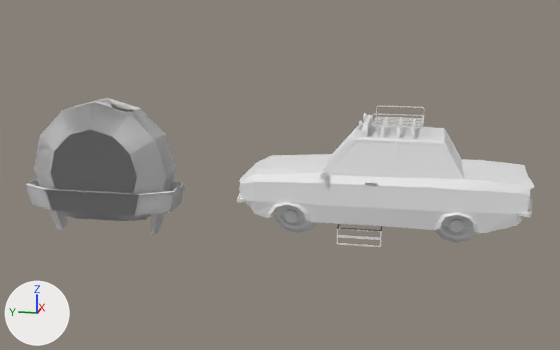
The Blender file Blender/BlueCar/BlueCar.blend: old version first, new version second.
Before and after are seen from a 50 mm lens placed at (-10.22, -0.62, 2.59), pointed at (0.02, 1.42, 0.03). Every picture has the same lights, and +X, +Y and +Z are marked at lower left.

Objects in the first picture: 'Car', 'Engine'.
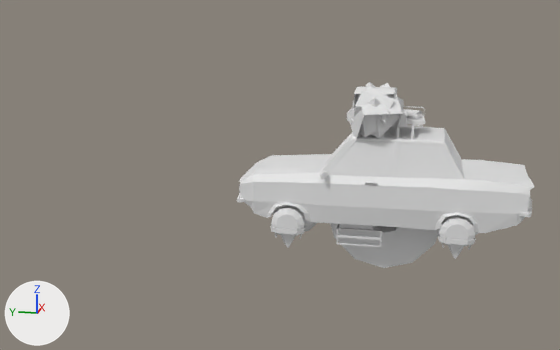
What differs and where, as boxes (x1, y1, x2, y2) in the pictures (560 x 350 px):
'Car', reshaped (41% narrower)
    before: (26, 98, 534, 247)
    after: (237, 106, 534, 247)
'Cable', added
    after: (330, 223, 439, 268)
'String', added
    after: (346, 82, 403, 139)
'BackFireLeft', added
    after: (438, 215, 476, 250)
'FrontFireLeft', added
    after: (270, 206, 306, 239)
'Bag', added
    after: (392, 109, 425, 126)
'Fire.001', added
    after: (448, 245, 464, 259)
'Fire', added
    after: (281, 235, 295, 248)
part 1 of me_立方体, deleted
    before: (34, 98, 176, 236)
part 2 of me_立方体, deleted
    before: (26, 179, 186, 216)
'Engine', unchanged, covered by the edit
    before: (273, 209, 478, 243)
    after: (273, 214, 478, 235)

The edits, one by one:
me_立方体 has 917 vertices, 837 faces, 1 loose edge and spans x -0.7..0.77, y -1.9..5.13, z -0.92..1.0.
me_立方体 is used by ob_car; location (0.0, 0.0, 0.0).
me_立方体 part 1: the loose piece of 100 vertices spanning x -0.4..0.4, y 3.0..5.0, z -0.92..1.0 is deleted.
me_立方体 part 2: the loose piece of 32 vertices spanning x -0.48..0.48, y 2.87..5.13, z -0.52..-0.21 is deleted.
Mesh me_立方体_002 is new.
It has 40 vertices, 38 faces and spans x -0.683..-0.605, y 1.07..1.298, z -0.789..-0.567.
Mesh me_立方体_004 is new.
It has 164 vertices, 156 faces and spans x -0.753..-0.535, y 0.952..1.411, z -0.648..-0.223.
Mesh me_立方体_006 is new.
It has 164 vertices, 156 faces and spans x -0.753..-0.535, y -1.204..-0.745, z -0.648..-0.223.
Mesh me_立方体_005 is new.
It has 40 vertices, 38 faces and spans x -0.683..-0.605, y -1.086..-0.857, z -0.789..-0.567.
Mesh me_柱体 is new.
It has 713 vertices, 644 faces and spans x -1.3..4.5, y -8.1..8.1, z -1.5..4.4.
Mesh me_平面 is new.
It has 72 vertices, 0 faces, 69 loose edges and spans x -0.006..0.699, y -0.492..0.005, z -0.021..0.073.
Mesh me_圆环 is new.
It has 28 vertices, 1 face, 18 loose edges and spans x 0.35..0.88, y -0.57..1.01, z -0.11..0.13.
Object 'Fire' (ob_fire) is new; it shows me_立方体_002.
Its parent is ob_frontfireleft.
Its location is (0.0, 0.0, 0.0).
Object 'FrontFireLeft' (ob_frontfireleft) is new; it shows me_立方体_004.
Its location is (0.0, 0.0, 0.0).
Object 'Fire.001' (ob_fire_001) is new; it shows me_立方体_005.
Its parent is ob_backfireleft.
Its location is (0.0, 0.0, 0.0).
Object 'BackFireLeft' (ob_backfireleft) is new; it shows me_立方体_006.
Its location is (0.0, 0.0, 0.0).
Object 'Bag' (ob_bag) is new; it shows me_柱体.
Its location is (0.0, 0.0, 1.0).
Its rotation in degrees is (90, 90, 0).
Its scale is (0.0429, 0.0429, 0.117).
Object 'String' (ob_string) is new; it shows me_平面.
Its location is (-0.346, 0.135, 0.984).
It gains a SKIN modifier named '蒙皮'.
Object 'Cable' (ob_cable) is new; it shows me_圆环.
Its location is (0.0, 0.0, 0.0).
Its rotation in degrees is (0, 90, 0).
It gains a SKIN modifier named '蒙皮'.
